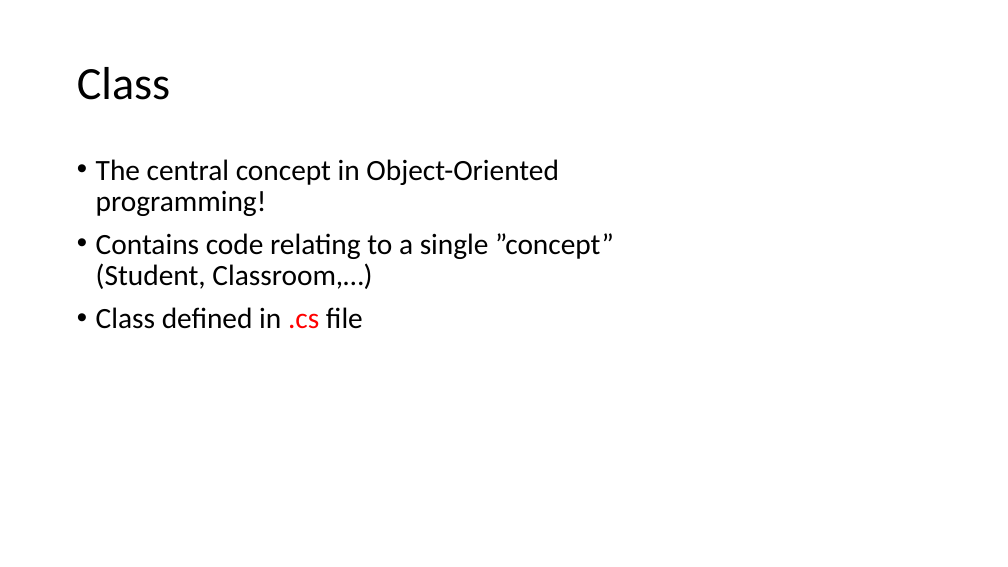
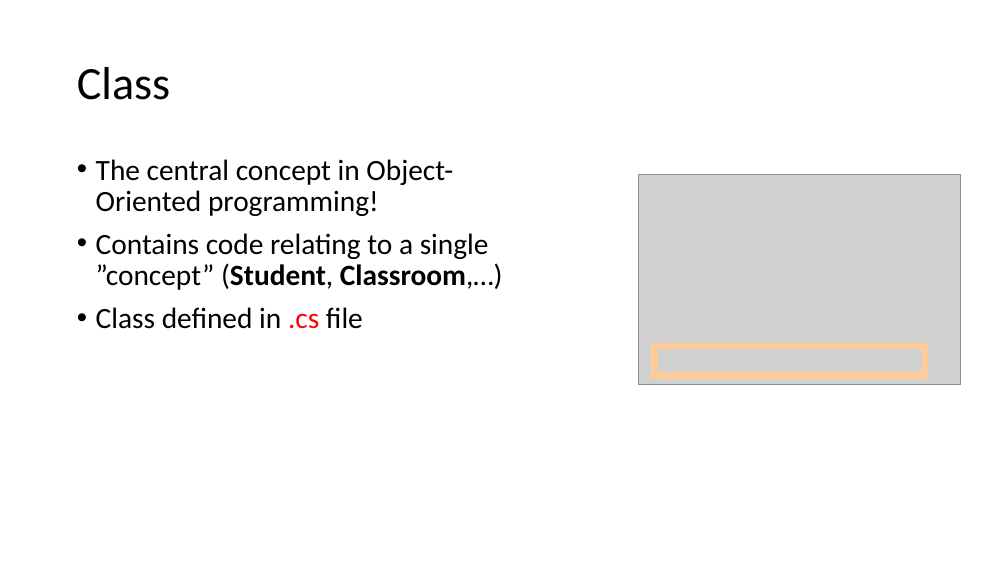
Before and after one commit to perslaursen/OOProg22, a slide deck: slide 5 of Chap/Start/Presentations/CodeOrganisation.pptx (slide 6 before the commit). Drawn at 1008x567 pixels with LibreOffice and Linux fonts; fonts in the diff are those of the drawing; grey boxes stand for pictures. Boxes give left, top, right and bottom in pixels: in the first picture for what was removed or moved away, otherwise in the second. Text is boxed around its words. In the diff, an @@ line names an element or a change of style, - is before the commit and + after.

```diff
--- a/Chap/Start/Presentations/CodeOrganisation.pptx
+++ b/Chap/Start/Presentations/CodeOrganisation.pptx
@@ picture added at bbox=[638, 174, 960, 385] @@
@@ text at bbox=[96, 233, 503, 290]: bold on in "(Student, Classroom,…)" @@
@@ rectangle added at bbox=[655, 346, 926, 376], outline #FFCC99 6 pt @@
```
Also in this commit, not shown: 4 other slides changed, 1 slide removed, 37 other files.
